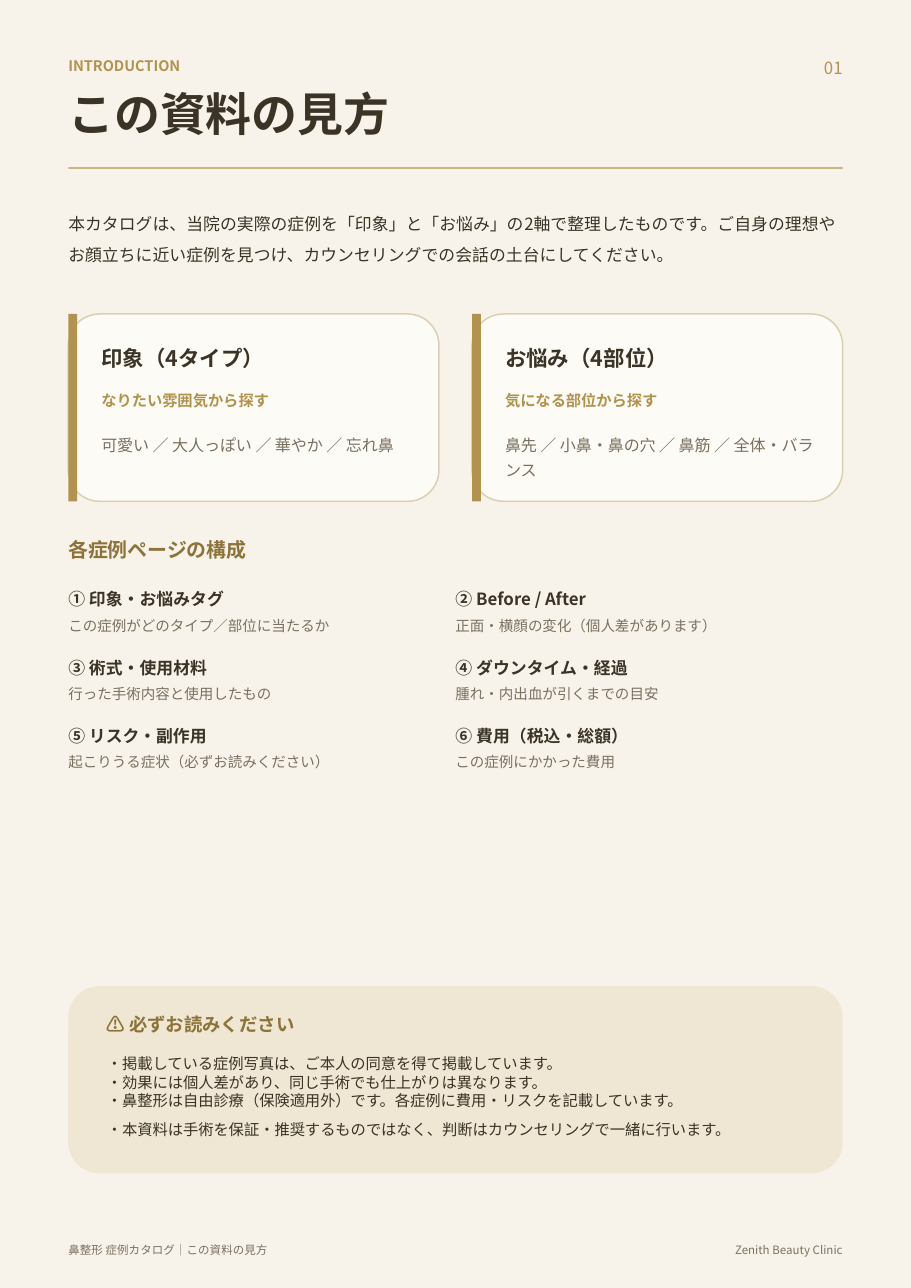
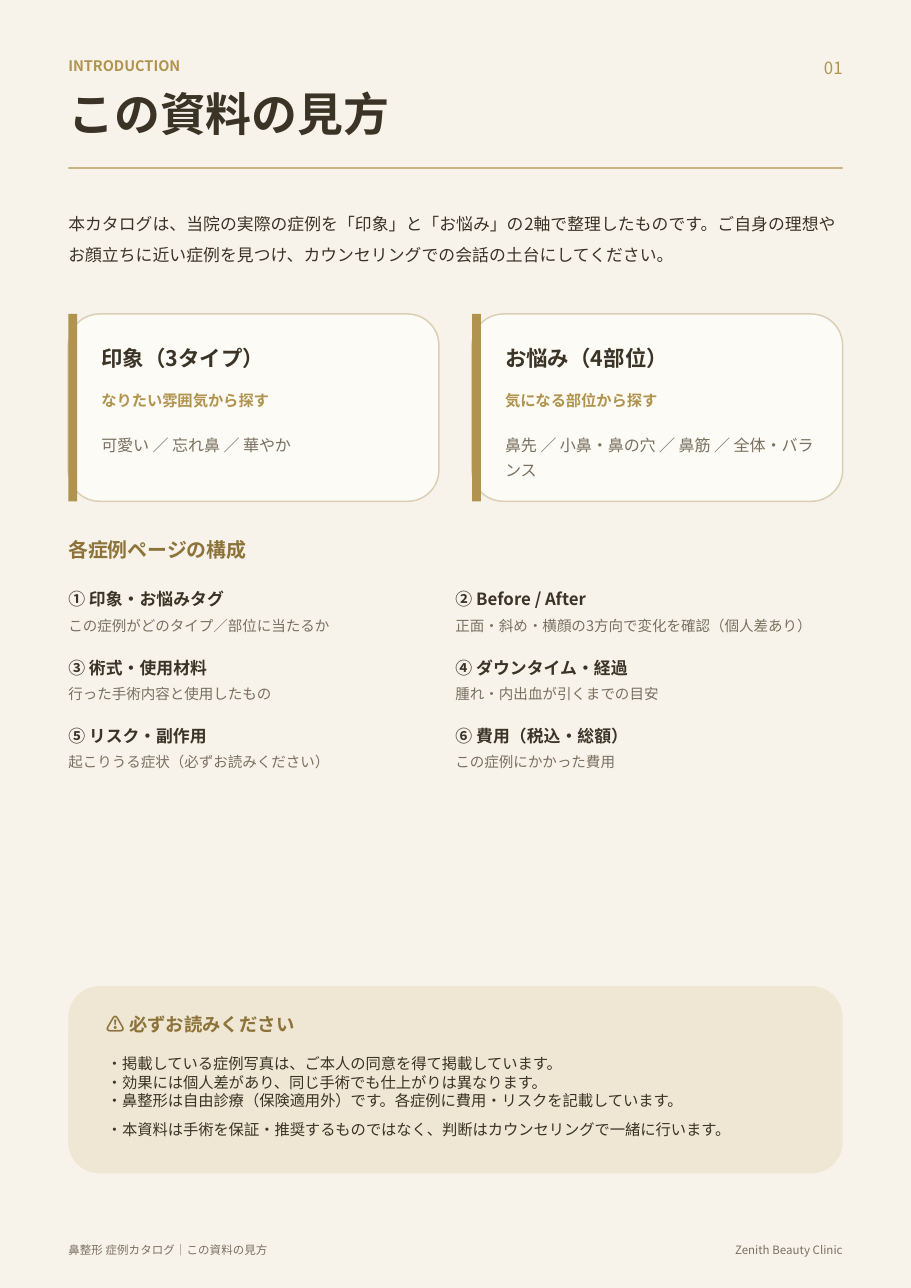
Before and after one commit to hidekkobonba/nosejob, a slide deck: slide 2 of 鼻整形_症例カタログ.pptx. Drawn at 911x1288 pixels with LibreOffice and Linux fonts; fonts in the diff are those of the drawing. Boxes give left, top, right and bottom in pixels: in the first picture for what was removed or moved away, otherwise in the second. Text is boxed around its words. In the diff, an @@ line names an element or a change of style, - is before the commit and + after.

```diff
--- a/鼻整形_症例カタログ.pptx
+++ b/鼻整形_症例カタログ.pptx
@@ text at [101, 347, 264, 368]: text changed @@
-印象（4タイプ）
+印象（3タイプ）
@@ text at [101, 437, 291, 452]: text changed @@
-可愛い ／ 大人っぽい ／ 華やか ／ 忘れ鼻
+可愛い ／ 忘れ鼻 ／ 華やか
@@ text at [455, 619, 811, 632]: text changed @@
-正面・横顔の変化（個人差があります）
+正面・斜め・横顔の3方向で変化を確認（個人差あり）
```
Also in this commit, not shown: 8 other slides changed, 2 slides added.
